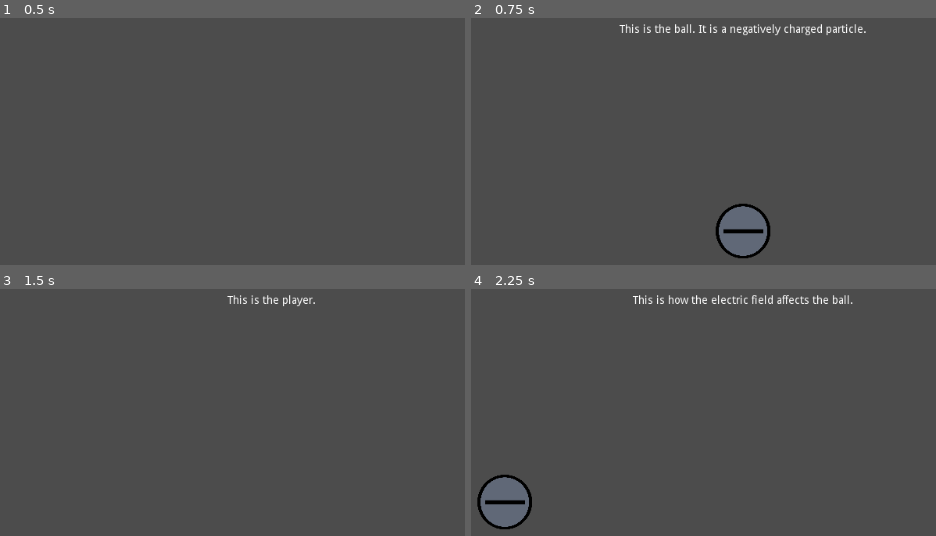
Above: before the commit, frames 1-4 (two rows, left to right).
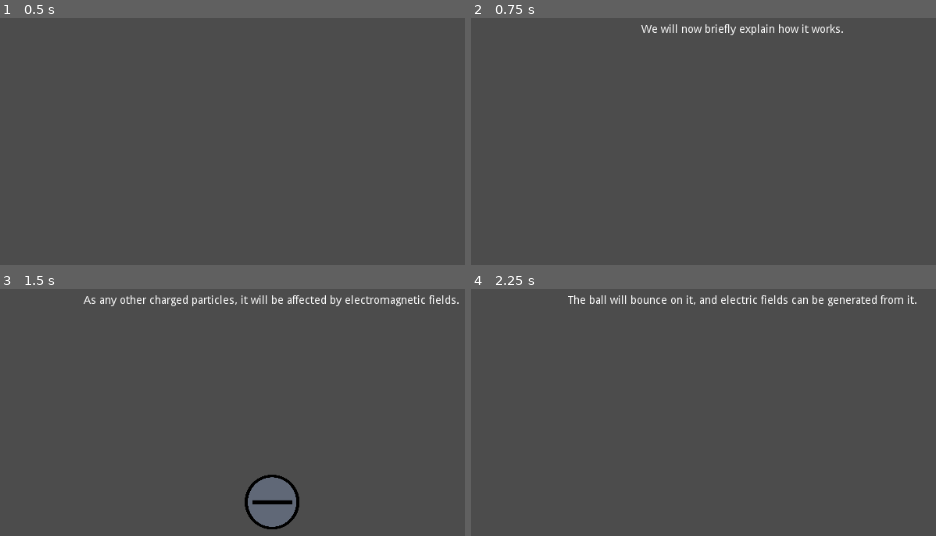
Above: after the commit, the same moments.

Repository: Nebulean/Electro-Pong
Game: Godot game, scene res://Scenes/Intro.tscn
Two runs of this game, one before a commit and one after it. Both use one fixed random seed, a clock stepped at 60 frames per second and the inputs below. The project has no main scene, so this scene is started directly.
Inputs:
- Up to frame 1 (0.5 s): no input
- Up to frame 2 (0.75 s): tap Enter at 0.5 s; hold Right (ui_right) from 0.53 s (still down)
- Up to frame 3 (1.5 s): tap Space at 1.25 s; release Right (ui_right) at 1.28 s; hold Left (ui_left) from 1.28 s (still down)
- Up to frame 4 (2.25 s): tap Enter at 2 s; release Left (ui_left) at 2.03 s; hold Right (ui_right) from 2.03 s (still down)

Frame 1 is identical in both runs. In frame 2, 3.1% of the frame differs, in the area x 31-85%, y 2-98%; in frame 3, 3.5%, in the area x 17-99%, y 2-98%; in frame 4, 3.3%.

Commit message:
Fixed missing first line

Diff:
--- a/game/Scripts/Intro.gd
+++ b/game/Scripts/Intro.gd
@@ -33,13 +33,12 @@
 func _input(ev):
 	# We check if any key is pressed
 	if ev is InputEventKey and ev.pressed:
-		textIndex += 1
-
 		# If we are at the end of the file, we go to next scene
 		if textIndex >= text.size():
 			get_tree().change_scene("res://Scenes/Gameplay.tscn")
 		else:
 			next_content(textIndex)
+		textIndex += 1
 
 # Will handle what append when next line
 func next_content(index):
